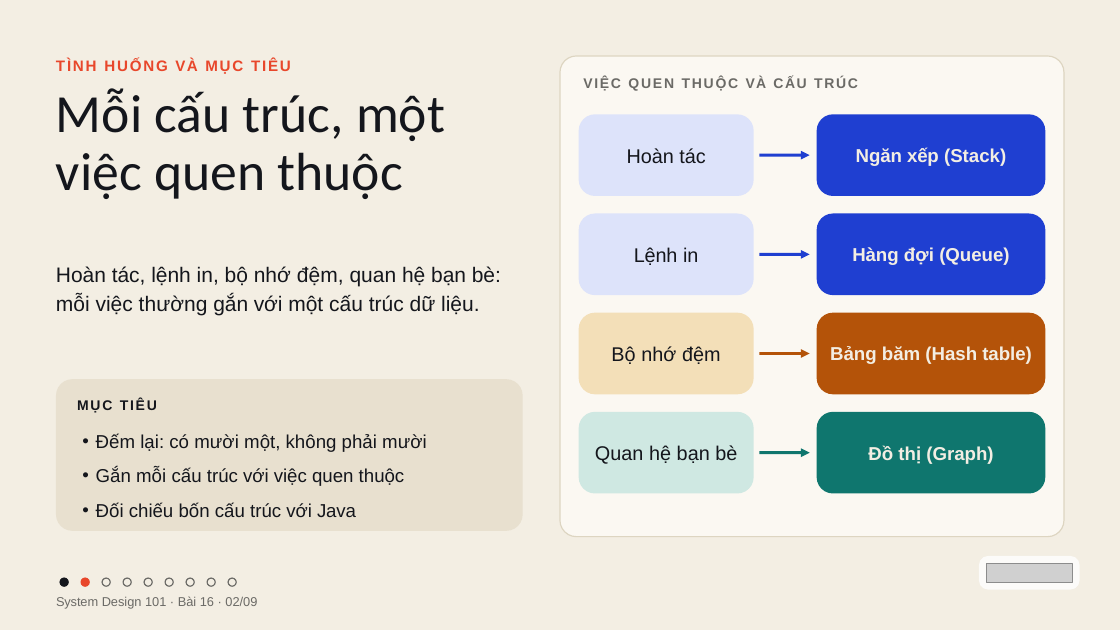
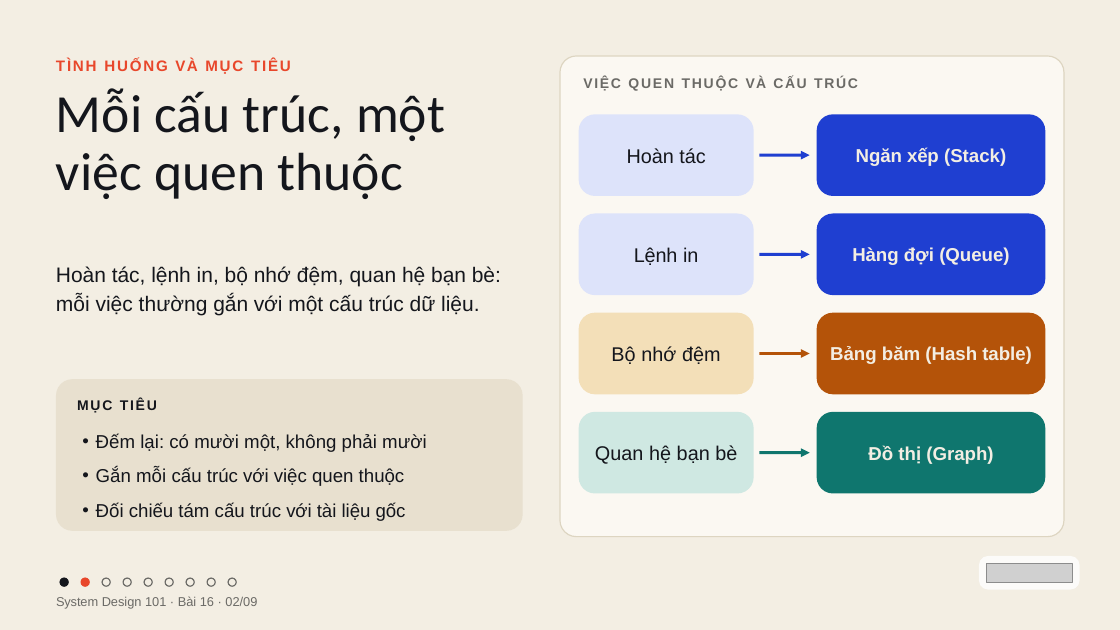
Before and after one commit to vohoailinh90/tool-marketing-studio, a slide deck: slide 2 of system-design-101/vi/lessons/sd-10-016/slides/sd-10-016.pptx. Drawn at 1120x630 pixels with LibreOffice and Linux fonts; fonts in the diff are those of the drawing; grey boxes stand for pictures. Boxes give left, top, right and bottom in pixels: in the first picture for what was removed or moved away, otherwise in the second. Text is boxed around its words. In the diff, an @@ line names an element or a change of style, - is before the commit and + after.

```diff
--- a/system-design-101/vi/lessons/sd-10-016/slides/sd-10-016.pptx
+++ b/system-design-101/vi/lessons/sd-10-016/slides/sd-10-016.pptx
@@ text at (96,502,406,521): text changed @@
-• Đối chiếu bốn cấu trúc với Java
+• Đối chiếu tám cấu trúc với tài liệu gốc
```
Also in this commit, not shown: 2 other slides changed, 4 other files.
